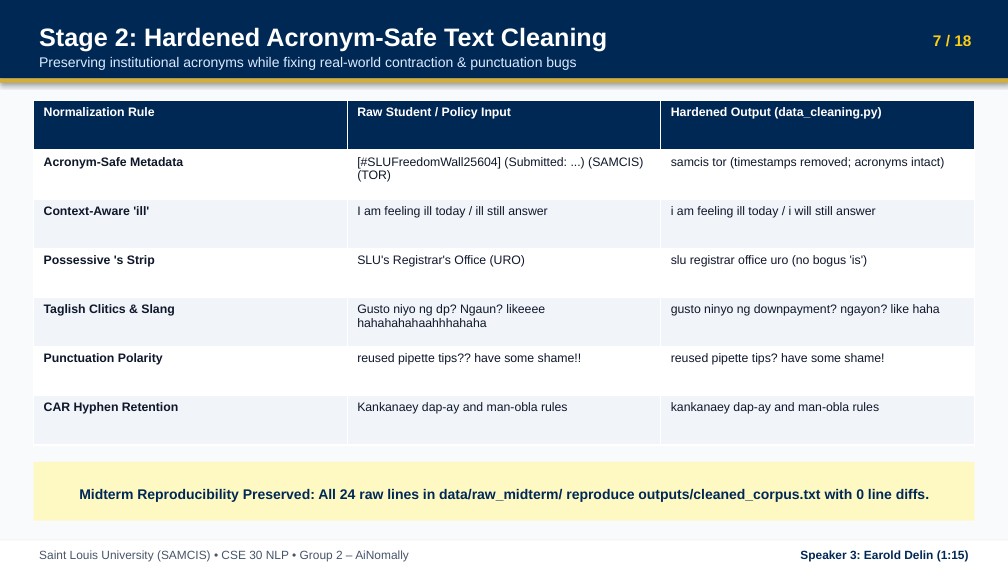
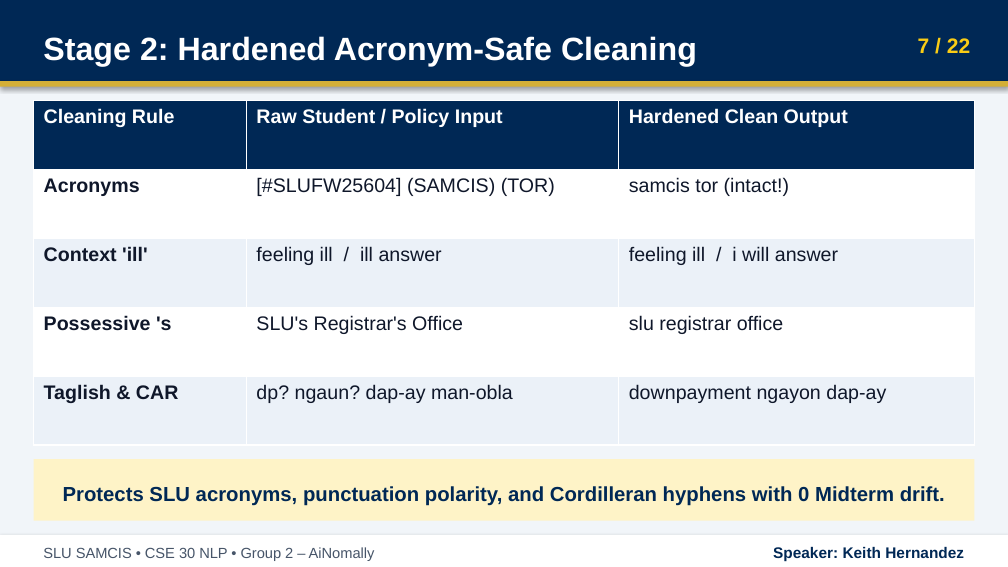
Before and after one commit to ChazeRodriguez/slu-egovernance-chatbot-car-lexicon, a slide deck: slide 7 of presentation/Group2_AiNomally_CSE30_Deck.pptx. Drawn at 1008x567 pixels with LibreOffice and Linux fonts; fonts in the diff are those of the drawing. Boxes give left, top, right and bottom in pixels: in the first picture for what was removed or moved away, otherwise in the second. Text is boxed around its words. In the diff, an @@ line names an element or a change of style, - is before the commit and + after.

```diff
--- a/presentation/Group2_AiNomally_CSE30_Deck.pptx
+++ b/presentation/Group2_AiNomally_CSE30_Deck.pptx
@@ background #F8FAFC to #F1F5F9 @@
@@ text "Stage 2: Hardened Acronym-Safe Cleaning" at <box>43,36,697,66</box>: vertical alignment top to middle @@
@@ text removed at <box>39,57,576,70</box> @@
-Preserving institutional acronyms while fixing real-world contraction & punctuation bugs
@@ text at <box>43,36,697,66</box>: text changed; size 18 to 23 pt @@
-Stage 2: Hardened Acronym-Safe Text Cleaning
+Stage 2: Hardened Acronym-Safe Cleaning
@@ text at <box>918,38,970,53</box>: text changed; size 11 to 15 pt @@
-7 / 18
+7 / 22
@@ rectangle: place and size @@
-rectangle at <box>0,79,1008,83</box>
+rectangle at <box>0,82,1008,88</box>
@@ table at <box>33,101,974,446</box> @@
-row 1: Normalization Rule | Raw Student / Policy Input | Hardened Output (data_cleaning.py)
-row 2: Acronym-Safe Metadata | [#SLUFreedomWall25604] (Submitted: ...) (SAMCIS) (TOR) | samcis tor (timestamps removed; acronyms intact)
-row 3: Context-Aware 'ill' | I am feeling ill today / ill still answer | i am feeling ill today / i will still answer
-row 4: Possessive 's Strip | SLU's Registrar's Office (URO) | slu registrar office uro (no bogus 'is')
-row 5: Taglish Clitics & Slang | Gusto niyo ng dp? Ngaun? likeeee hahahahahaahhhahaha | gusto ninyo ng downpayment? ngayon? like haha
-row 6: Punctuation Polarity | reused pipette tips?? have some shame!! | reused pipette tips? have some shame!
-row 7: CAR Hyphen Retention | Kankanaey dap-ay and man-obla rules | kankanaey dap-ay and man-obla rules
+row 1: Cleaning Rule | Raw Student / Policy Input | Hardened Clean Output
+row 2: Acronyms | [#SLUFW25604] (SAMCIS) (TOR) | samcis tor (intact!)
+row 3: Context 'ill' | feeling ill / ill answer | feeling ill / i will answer
+row 4: Possessive 's | SLU's Registrar's Office | slu registrar office
+row 5: Taglish & CAR | dp? ngaun? dap-ay man-obla | downpayment ngayon dap-ay
@@ rectangle "Protects SLU acronyms, punctuation polarity, ..." at <box>33,460,974,521</box>: fill #FEF9C3 to #FEF3C7 @@
@@ text in rectangle at <box>63,486,945,506</box>: text changed; size 10 to 14.5 pt @@
-Midterm Reproducibility Preserved: All 24 raw lines in data/raw_midterm/ reproduce outputs/cleaned_corpus.txt with 0 line diffs.
+Protects SLU acronyms, punctuation polarity, and Cordilleran hyphens with 0 Midterm drift.
@@ rectangle: place and size @@
-rectangle at <box>0,540,1008,566</box>
+rectangle at <box>0,535,1008,567</box>
@@ text at <box>43,547,375,561</box>: text changed; size 8.5 to 10.5 pt @@
-Saint Louis University (SAMCIS) • CSE 30 NLP • Group 2 – AiNomally
+SLU SAMCIS • CSE 30 NLP • Group 2 – AiNomally
@@ text added at <box>773,547,964,562</box>, 11 pt, text #002855, bold @@
+Speaker: Keith Hernandez
@@ text removed at <box>800,550,969,562</box> @@
-Speaker 3: Earold Delin (1:15)
```
Also in this commit, not shown: 15 other slides changed, 6 slides added, 2 slides removed, 8 other files.
